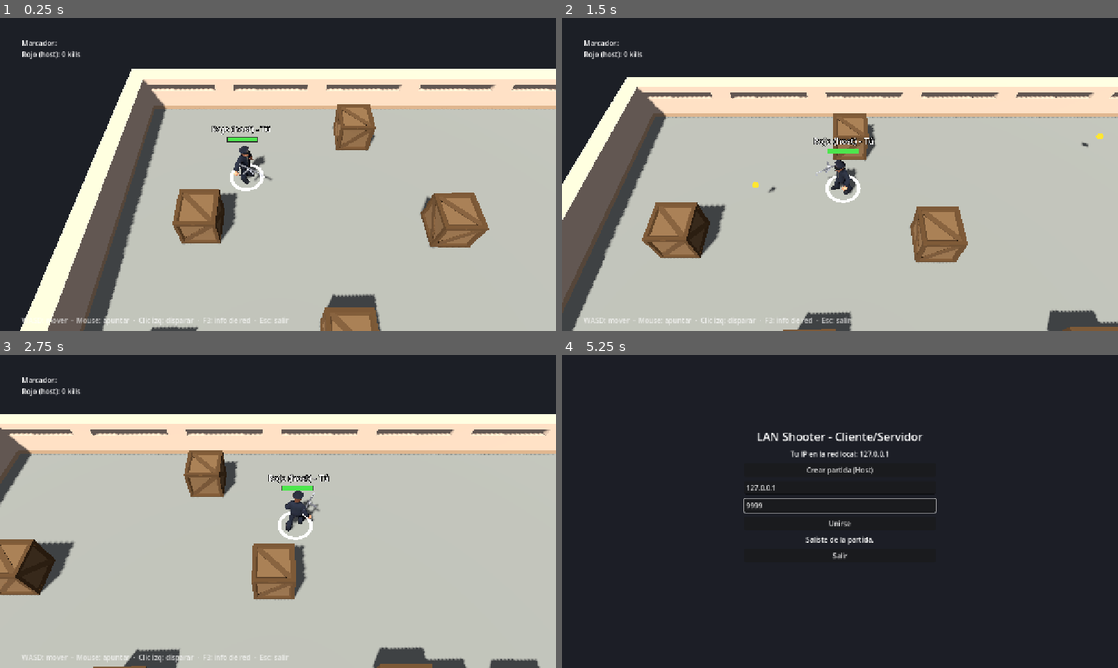
Above: before the commit, frames 1-4 (two rows, left to right).
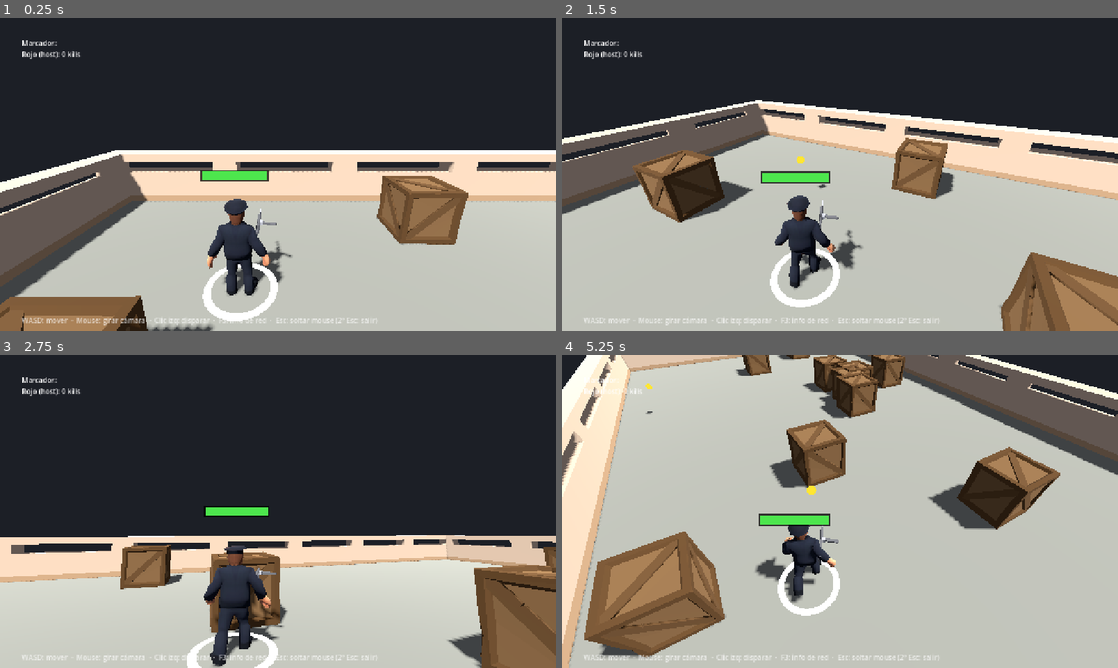
Above: after the commit, the same moments.

Repository: mpinedaj/godot-networked-shooter
Game: Godot game, scene res://scenes/game.tscn
The game is run twice, just before and just after one commit, with the same random seed, the same clock (stepped at 60 frames per second) and the same inputs. This scene is started directly instead of the project's main scene.
Inputs (mouse positions are in pixels of both pictures, inside the frame that each line leads up to):
- Up to frame 1 (0.25 s): no input
- Up to frame 2 (1.5 s): tap Enter at 0.5 s; move the mouse to (962, 158) at 0.52 s; hold Right (ui_right) 0.53-1.25 s; click (962, 158) at 0.67 s; drag from (728, 190) to (812, 237) at 1.27 s
- Up to frame 3 (2.75 s): move the mouse to (333, 442) at 2.02 s; hold Right (ui_right) from 2.03 s (still down); click (333, 442) at 2.17 s
- Up to frame 4 (5.25 s): release Right (ui_right) at 2.75 s; drag from (812, 574) to (673, 464) at 2.77 s; move the mouse to (1006, 558) at 3.52 s; hold Left (ui_left) 3.53-4.25 s; click (1006, 558) at 3.67 s; tap Escape at 4.15 s; drag from (673, 464) to (756, 433) at 4.27 s; move the mouse to (867, 511) at 5.02 s; hold Down (ui_down) from 5.03 s (still down); click (867, 511) at 5.17 s

The runs differ from the first frame. In frame 1, 51% of the frame differs, in the area x 0-100%, y 16-100%; in frame 2, 44%; in frame 3, 62%; in frame 4, 95%, in the area x 0-100%, y 0-100%.

Commit message:
Cámara en tercera persona controlada con el mouse
- third_person_camera.gd: cámara local detrás del hombro derecho, yaw y
  pitch con el mouse capturado, y se acerca si una pared se interpone.
- WASD relativo a la cámara: el cliente convierte la dirección a
  coordenadas del mundo antes de enviarla, así el servidor no cambia.
- El personaje mira hacia donde mira la cámara (aim = yaw).
- Esc suelta el mouse; con el mouse libre, otro Esc sale de la partida.
  Con el mouse libre el clic no dispara (sirve para recapturarlo).
- Barra de vida orientada con la rotación de la cámara (antes asumía
  cámara sin giro) y se oculta el nombre propio.

Co-Authored-By: Claude Opus 5.5 <noreply@anthropic.com>

Diff:
--- a/scenes/game.tscn
+++ b/scenes/game.tscn
@@ -38,7 +38,7 @@
 offset_bottom = -10.0
 grow_vertical = 0
 theme_override_colors/font_color = Color(1, 1, 1, 0.7)
-text = "WASD: mover  ·  Mouse: apuntar  ·  Clic izq: disparar  ·  F3: info de red  ·  Esc: salir"
+text = "WASD: mover  ·  Mouse: girar cámara  ·  Clic izq: disparar  ·  F3: info de red  ·  Esc: soltar mouse (2º Esc: salir)"
 
 [node name="DebugPanel" type="PanelContainer" parent="HUD"]
 visible = false
--- a/scripts/game.gd
+++ b/scripts/game.gd
@@ -1,5 +1,5 @@
 extends Node3D
-## Escena de juego (3D, vista cenital). El servidor spawnea jugadores, gestiona
+## Escena de juego (3D, tercera persona). El servidor spawnea jugadores, gestiona
 ## el mapa y el marcador. Los clientes reconstruyen el mismo mapa localmente
 ## (semilla fija) y reciben jugadores/balas por los MultiplayerSpawner.
 
@@ -15,11 +15,10 @@
 const WALL_MODEL_SIZE := Vector3(4.0, 2.4, 0.3)
 const BOX_MODEL := "res://Assets/Environment/Box_01.fbx"
 const BOX_MODEL_SIZE := 0.743
-## Cámara: sigue al jugador local desde arriba y un poco atrás.
-const CAM_OFFSET := Vector3(0, 9.5, 6.5)
-const CAM_LOOK_HEIGHT := 0.8
-
-var camera: Camera3D = null
+const ThirdPersonCamera := preload("res://scripts/third_person_camera.gd")
+
+## Cámara en tercera persona del jugador local (no se replica).
+var camera = null  # third_person_camera.gd
 
 var kills_map: Dictionary = {}  # peer_id -> kills (autoritativo en el servidor)
 var _bullet_counter: int = 0
@@ -49,17 +48,18 @@
 		# El host también juega: spawnea su propio jugador.
 		_server_spawn_player(1)
 
-func _process(delta: float) -> void:
+func _process(_delta: float) -> void:
 	# Cada peer sigue a SU jugador (la cámara es local, no se replica).
-	var me = players_node.get_node_or_null(str(multiplayer.get_unique_id()))
-	if me == null or camera == null:
-		return
-	var target: Vector3 = me.global_position + CAM_OFFSET
-	camera.global_position = camera.global_position.lerp(target, 1.0 - exp(-8.0 * delta))
+	if not is_instance_valid(camera.target):
+		camera.target = players_node.get_node_or_null(str(multiplayer.get_unique_id()))
 
 func _unhandled_input(event: InputEvent) -> void:
-	if event is InputEventKey and event.pressed and event.keycode == KEY_ESCAPE:
-		_leave("Saliste de la partida.")
+	if event is InputEventKey and event.pressed and not event.echo and event.keycode == KEY_ESCAPE:
+		# Primer Esc: soltar el mouse. Segundo Esc (mouse libre): salir de la partida.
+		if camera.is_mouse_captured():
+			camera.capture_mouse(false)
+		else:
+			_leave("Saliste de la partida.")
 
 # ---------------- Mapa (determinista: igual en todos los peers) ----------------
 func _build_map() -> void:
@@ -101,12 +101,12 @@
 		placed += 1
 
 func _build_environment() -> void:
-	# Cámara: orientación fija; _process la desplaza siguiendo al jugador local.
-	camera = Camera3D.new()
-	camera.fov = 50
+	# Cámara en tercera persona; _process le asigna el jugador local cuando aparece.
+	camera = ThirdPersonCamera.new()
+	camera.fov = 70
 	map_node.add_child(camera)
-	camera.position = CAM_OFFSET
-	camera.look_at(Vector3(0, CAM_LOOK_HEIGHT, 0))
+	camera.position = Vector3(0, 12, 10)
+	camera.look_at(Vector3.ZERO)
 	camera.make_current()
 	# Luz del sol con sombras.
 	var sun := DirectionalLight3D.new()
@@ -235,6 +235,7 @@
 	_leave.call_deferred(msg)
 
 func _leave(msg: String) -> void:
+	Input.mouse_mode = Input.MOUSE_MODE_VISIBLE  # El menú necesita el cursor.
 	NetworkManager.last_message = msg
 	NetworkManager.close()
 	get_tree().change_scene_to_file(MENU_SCENE)
--- a/scripts/player.gd
+++ b/scripts/player.gd
@@ -1,5 +1,5 @@
 extends CharacterBody3D
-## Jugador (3D, vista cenital). La autoridad la tiene el servidor (peer id 1):
+## Jugador (3D, tercera persona). La autoridad la tiene el servidor (peer id 1):
 ##  - Cada peer captura SU input. El host lo aplica directo; un cliente lo envía
 ##    al servidor por RPC (canal no fiable: si se pierde un paquete llega el siguiente).
 ##  - El servidor calcula movimiento, disparos, daño y muerte.
@@ -64,6 +64,7 @@
 ## Barra de vida sobre la cabeza (dos quads que siempre miran a la cámara).
 const BAR_SIZE := Vector2(0.9, 0.12)
 const BAR_HEIGHT := 1.95
+var _bar_root: Node3D = null  # Copia la rotación de la cámara cada frame.
 var _bar_fill: MeshInstance3D = null
 
 func _ready() -> void:
@@ -123,12 +124,12 @@
 	add_child(ring)
 
 func _build_health_bar() -> void:
-	var bg := _make_bar_quad(Color(0, 0, 0, 0.75), BAR_SIZE + Vector2(0.04, 0.04), 0)
-	bg.position.y = BAR_HEIGHT
-	add_child(bg)
+	_bar_root = Node3D.new()
+	_bar_root.position.y = BAR_HEIGHT
+	add_child(_bar_root)
+	_bar_root.add_child(_make_bar_quad(Color(0, 0, 0, 0.75), BAR_SIZE + Vector2(0.04, 0.04), 0))
 	_bar_fill = _make_bar_quad(Color(0.3, 0.9, 0.3), BAR_SIZE, 1)
-	_bar_fill.position.y = BAR_HEIGHT
-	add_child(_bar_fill)
+	_bar_root.add_child(_bar_fill)
 
 func _make_bar_quad(color: Color, size: Vector2, priority: int) -> MeshInstance3D:
 	var mi := MeshInstance3D.new()
@@ -138,8 +139,6 @@
 	var mat := StandardMaterial3D.new()
 	mat.shading_mode = BaseMaterial3D.SHADING_MODE_UNSHADED
 	mat.transparency = BaseMaterial3D.TRANSPARENCY_ALPHA
-	mat.billboard_mode = BaseMaterial3D.BILLBOARD_ENABLED
-	mat.billboard_keep_scale = true
 	mat.no_depth_test = true
 	mat.render_priority = priority  # El relleno se dibuja encima del fondo.
 	mat.albedo_color = color
@@ -153,9 +152,10 @@
 	var ratio := clampf(float(health) / MAX_HEALTH, 0.0, 1.0)
 	_bar_fill.visible = ratio > 0.0
 	_bar_fill.scale.x = maxf(ratio, 0.001)
-	# La cámara no gira en Y, así que X del mundo = horizontal en pantalla:
+	# X local de _bar_root = horizontal en pantalla (copia la rotación de la cámara):
 	# desplazamos el relleno para que la barra se vacíe de derecha a izquierda.
 	_bar_fill.position.x = -(1.0 - ratio) * BAR_SIZE.x / 2
+	_bar_fill.position.z = 0.001  # Un pelo delante del fondo.
 	(_bar_fill.material_override as StandardMaterial3D).albedo_color = Color(0.9, 0.25, 0.2).lerp(Color(0.3, 0.9, 0.3), ratio)
 
 func _play_section(running: bool) -> void:
@@ -184,6 +184,8 @@
 	name_label.text = get_display_name() + (" - Tú" if is_local() else "")
 	_update_health_bar()
 	name_label.modulate = Color.WHITE if is_local() else get_color().lightened(0.3)
+	# En tercera persona el nombre propio estorba la vista.
+	name_label.visible = not is_local()
 
 func _apply_dead_state() -> void:
 	visible = not is_dead
@@ -194,19 +196,32 @@
 # ---------------- Captura de input (en el peer dueño de este jugador) ----------------
 func _process(delta: float) -> void:
 	_update_animation(delta)
+	var view_cam := get_viewport().get_camera_3d()
+	if view_cam and _bar_root:
+		_bar_root.global_basis = view_cam.global_basis  # La barra siempre de frente.
 	if not is_local() or is_dead:
 		return
-	var move := Vector2.ZERO
+	# WASD en ejes de la cámara (x = derecha, y = atrás).
+	var local := Vector2.ZERO
 	if Input.is_key_pressed(KEY_D) or Input.is_action_pressed("ui_right"):
-		move.x += 1
+		local.x += 1
 	if Input.is_key_pressed(KEY_A) or Input.is_action_pressed("ui_left"):
-		move.x -= 1
+		local.x -= 1
 	if Input.is_key_pressed(KEY_S) or Input.is_action_pressed("ui_down"):
-		move.y += 1
+		local.y += 1
 	if Input.is_key_pressed(KEY_W) or Input.is_action_pressed("ui_up"):
-		move.y -= 1
-	var aim := _mouse_aim()
-	var shoot := Input.is_mouse_button_pressed(MOUSE_BUTTON_LEFT) and get_window().has_focus()
+		local.y -= 1
+	var cam = get_viewport().get_camera_3d()
+	var move := local
+	var aim := visual.rotation.y
+	var shoot := false
+	if cam and cam.has_method("get_yaw_basis"):
+		# Se envía la dirección YA en coordenadas del mundo: el servidor no
+		# necesita saber nada de la cámara del cliente.
+		var world: Vector3 = cam.get_yaw_basis() * Vector3(local.x, 0, local.y)
+		move = Vector2(world.x, world.z)
+		aim = cam.yaw  # El personaje mira hacia donde mira la cámara.
+		shoot = Input.is_mouse_button_pressed(MOUSE_BUTTON_LEFT) and cam.is_mouse_captured() and get_window().has_focus()
 
 	if multiplayer.is_server():
 		# El host es servidor y jugador a la vez: aplica su input sin pasar por la red.
@@ -214,23 +229,8 @@
 	else:
 		# Cliente -> servidor. Solo se envía la intención, nunca la posición.
 		receive_input.rpc_id(1, move, aim, shoot)
-		# Predicción visual mínima: girar hacia el mouse sin esperar al servidor.
+		# Predicción visual mínima: girar hacia la cámara sin esperar al servidor.
 		visual.rotation.y = aim
-
-## Proyecta el mouse sobre el plano horizontal a la altura del arma.
-func _mouse_aim() -> float:
-	var cam := get_viewport().get_camera_3d()
-	if cam == null:
-		return input_aim
-	var mp := get_viewport().get_mouse_position()
-	var hit = Plane(Vector3.UP, GUN_HEIGHT).intersects_ray(cam.project_ray_origin(mp), cam.project_ray_normal(mp))
-	if hit == null:
-		return visual.rotation.y
-	var d: Vector3 = hit - global_position
-	d.y = 0
-	if d.length() < 0.05:
-		return visual.rotation.y
-	return atan2(-d.x, -d.z)
 
 @rpc("any_peer", "call_remote", "unreliable_ordered", 0)
 func receive_input(move: Vector2, aim: float, shoot: bool) -> void:
--- /dev/null
+++ b/scripts/third_person_camera.gd
@@ -0,0 +1,54 @@
+extends Camera3D
+## Cámara en tercera persona (solo local, no se replica).
+## El mouse capturado controla yaw (giro horizontal) y pitch (vertical).
+## La cámara se coloca detrás y sobre el hombro derecho del jugador objetivo,
+## y se acerca si una pared se interpone.
+
+const MOUSE_SENSITIVITY := 0.0025
+const PITCH_MIN := -0.9   # Mirar hacia abajo (rad).
+const PITCH_MAX := 0.35   # Mirar hacia arriba (rad).
+const PIVOT_HEIGHT := 1.6
+## Desplazamiento relativo al pivote: derecha, arriba, atrás.
+const OFFSET := Vector3(0.6, 0.35, 3.2)
+const COLLISION_MARGIN := 0.2
+
+var target: Node3D = null
+var yaw: float = 0.0
+var pitch: float = -0.3
+
+func _ready() -> void:
+	capture_mouse(true)
+
+func capture_mouse(on: bool) -> void:
+	Input.mouse_mode = Input.MOUSE_MODE_CAPTURED if on else Input.MOUSE_MODE_VISIBLE
+
+func is_mouse_captured() -> bool:
+	return Input.mouse_mode == Input.MOUSE_MODE_CAPTURED
+
+func _unhandled_input(event: InputEvent) -> void:
+	if event is InputEventMouseMotion and is_mouse_captured():
+		yaw -= event.relative.x * MOUSE_SENSITIVITY
+		pitch = clampf(pitch - event.relative.y * MOUSE_SENSITIVITY, PITCH_MIN, PITCH_MAX)
+	elif event is InputEventMouseButton and event.pressed and not is_mouse_captured():
+		# Clic con el mouse libre: volver a capturarlo (no dispara).
+		capture_mouse(true)
+		get_viewport().set_input_as_handled()
+
+## Base horizontal de la cámara: para convertir WASD a dirección en el mundo.
+func get_yaw_basis() -> Basis:
+	return Basis(Vector3.UP, yaw)
+
+func _process(_delta: float) -> void:
+	if not is_instance_valid(target) or not target.is_inside_tree():
+		return
+	var pivot := target.global_position + Vector3(0, PIVOT_HEIGHT, 0)
+	var rot := Basis(Vector3.UP, yaw) * Basis(Vector3.RIGHT, pitch)
+	var desired := pivot + rot * OFFSET
+	# "Spring arm": si hay una pared entre el pivote y la cámara, acercarla.
+	var query := PhysicsRayQueryParameters3D.create(pivot, desired)
+	if target is CollisionObject3D:
+		query.exclude = [target.get_rid()]
+	var hit := get_world_3d().direct_space_state.intersect_ray(query)
+	if not hit.is_empty():
+		desired = hit.position + (pivot - desired).normalized() * COLLISION_MARGIN
+	global_transform = Transform3D(rot, desired)
